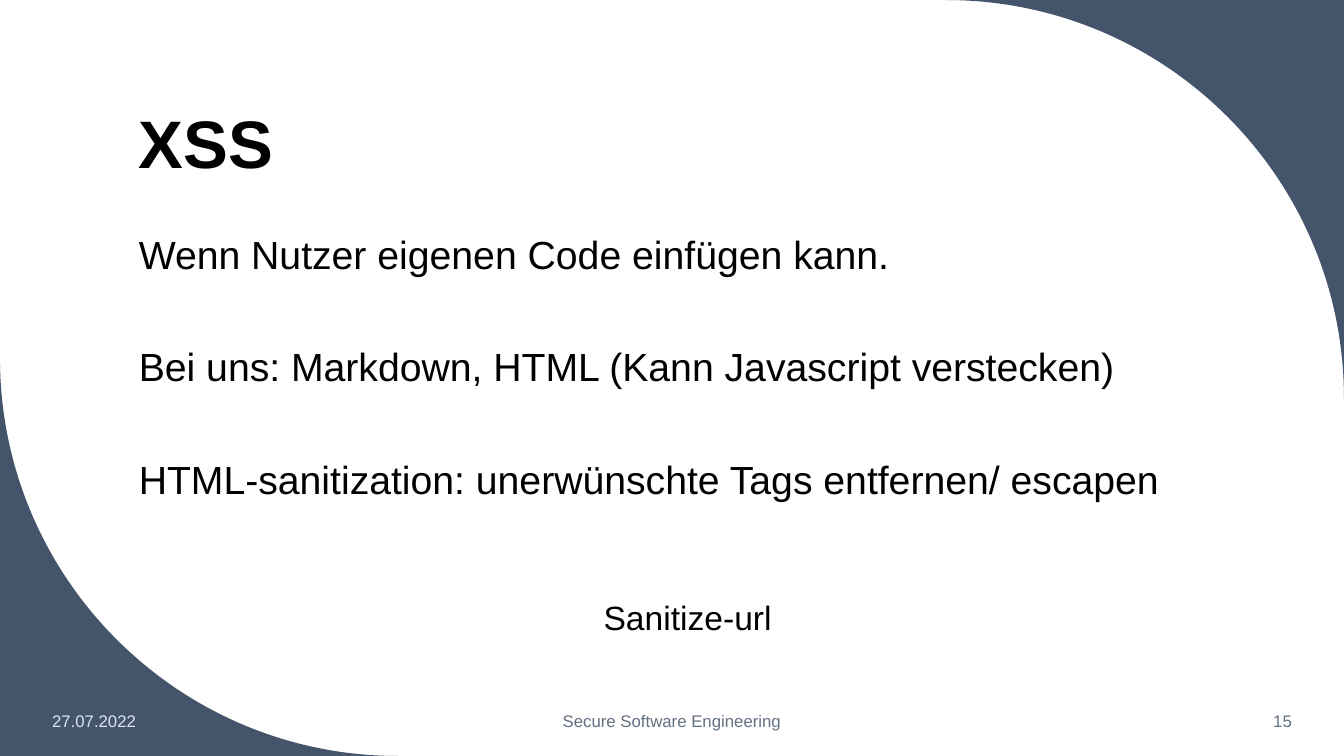
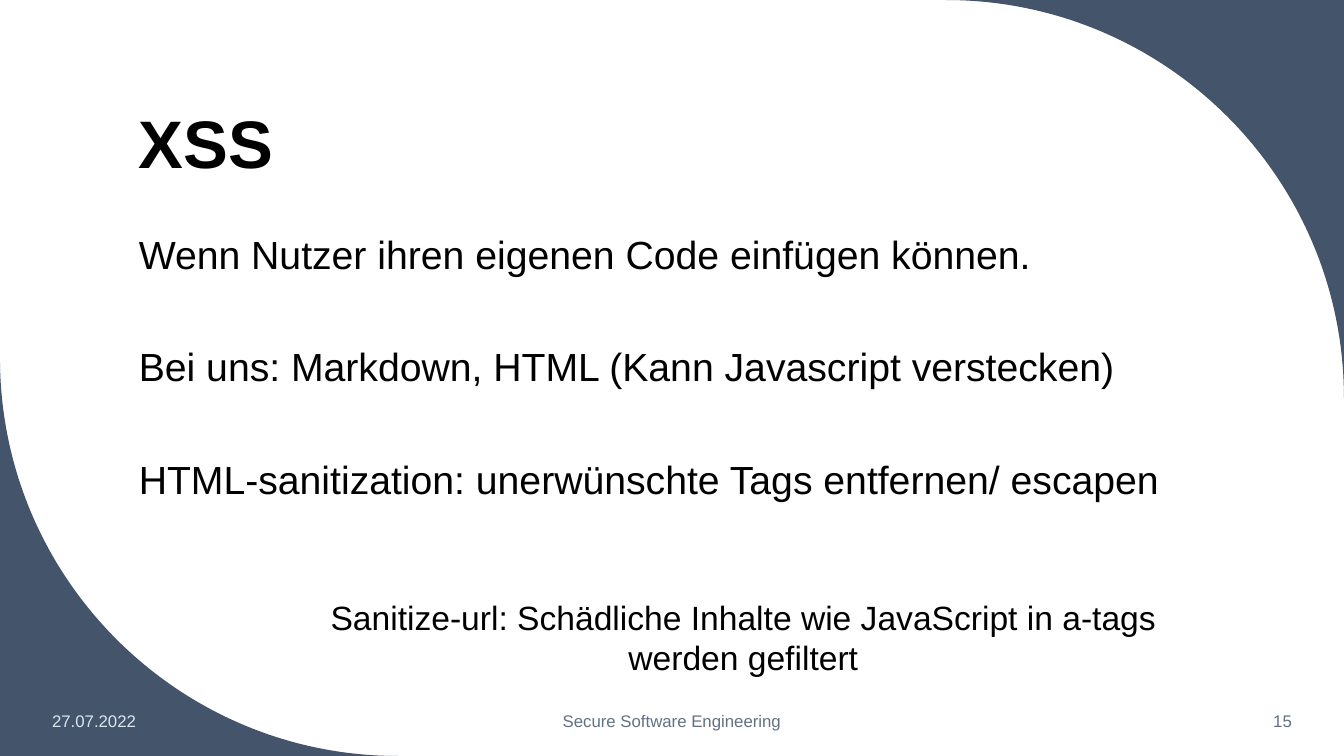
Before and after one commit to BranAndSceolan/SSE-Notes, a slide deck: slide 15 of documentation/Notiz-App.pptx. Drawn at 1344x756 pixels with LibreOffice and Linux fonts; fonts in the diff are those of the drawing. Boxes give left, top, right and bottom in pixels: in the first picture for what was removed or moved away, otherwise in the second. Text is boxed around its words. In the diff, an @@ line names an element or a change of style, - is before the commit and + after.

```diff
--- a/documentation/Notiz-App.pptx
+++ b/documentation/Notiz-App.pptx
@@ text at (139, 240, 1030, 277): text changed @@
-Wenn Nutzer eigenen Code einfügen kann.
+Wenn Nutzer ihren eigenen Code einfügen können.
@@ text added at (331, 605, 1155, 677), 24 pt, text #000000 @@
+Sanitize-url: Schädliche Inhalte wie JavaScript in a-tags werden gefiltert
@@ text removed at (604, 605, 772, 631) @@
-Sanitize-url
```
Also in this commit, not shown: 30 other slides changed, 3 other files.
